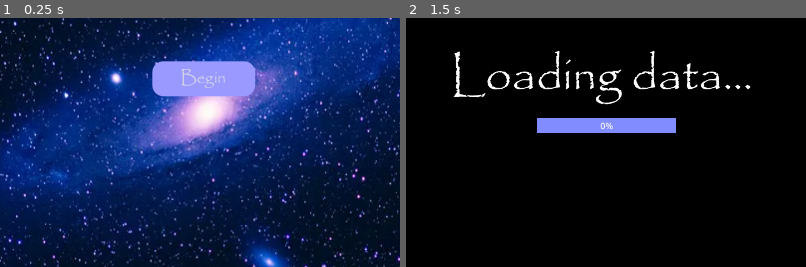
Above: before the commit, frames 1-2 (left to right).
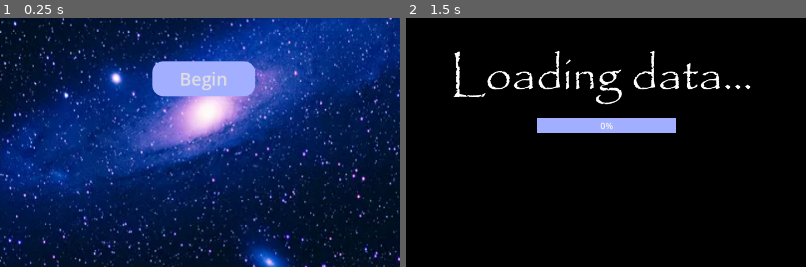
Above: after the commit, the same moments.

Repository: KingsSack/project-xenon-sky
Game: Godot game, scene res://main.tscn
The game is run twice, just before and just after one commit, with the same random seed, the same clock (stepped at 60 frames per second) and the same inputs.
Inputs (mouse positions are % of the whole screen's width and height, from its top left):
- Up to frame 1 (0.25 s): no input
- Up to frame 2 (1.5 s): click "Begin" at 0.5 s; click (11, 4) at 1.27 s; type "12" at 1.35 s
The pictures show only the part of the screen within x 24-74%, y 38-88%; the shares and areas given below are measured in that part.

The runs differ from the first frame. In frame 1, 0.4% of the frame differs, in the area x 45-57%, y 20-30%; in frame 2, 2.0%, in the area x 32-68%, y 40-47%.

Commit message:
Update theming

Diff:
--- a/loading_screen.tscn
+++ b/loading_screen.tscn
@@ -14,10 +14,10 @@
 font_size = 85
 
 [sub_resource type="StyleBoxFlat" id="StyleBoxFlat_tisdd"]
-bg_color = Color(0.501189, 0.548072, 1, 1)
+bg_color = Color(0.634704, 0.684206, 1, 1)
 
 [sub_resource type="StyleBoxFlat" id="StyleBoxFlat_kdjie"]
-bg_color = Color(0.591768, 0.510709, 1, 1)
+bg_color = Color(0.509774, 0.0196683, 1, 1)
 
 [node name="LoadingScreen" type="Control"]
 layout_mode = 3
--- a/menu.tscn
+++ b/menu.tscn
@@ -30,7 +30,7 @@
 corner_radius_bottom_left = 20
 
 [sub_resource type="StyleBoxFlat" id="StyleBoxFlat_byrjx"]
-bg_color = Color(0.6, 0.6, 1, 1)
+bg_color = Color(0.635294, 0.682353, 1, 1)
 corner_radius_top_left = 20
 corner_radius_top_right = 20
 corner_radius_bottom_right = 20
@@ -94,9 +94,7 @@
 offset_top = -31.0
 offset_right = 92.0
 offset_bottom = 32.0
-theme_override_colors/font_hover_color = Color(0, 0.655582, 0, 1)
-theme_override_fonts/font = ExtResource("2_jfhxf")
-theme_override_font_sizes/font_size = 30
+theme_override_font_sizes/font_size = 32
 theme_override_styles/hover = SubResource("StyleBoxFlat_g1400")
 theme_override_styles/pressed = SubResource("StyleBoxFlat_vtsjs")
 theme_override_styles/normal = SubResource("StyleBoxFlat_byrjx")
